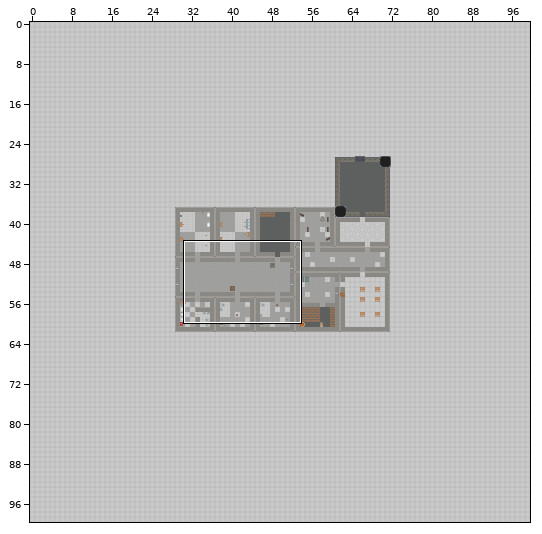
Tiled map: assets/tiled/level-1.tmx. Above, an overview of the earlier version with the close-up marked.
Close-up. As it was:
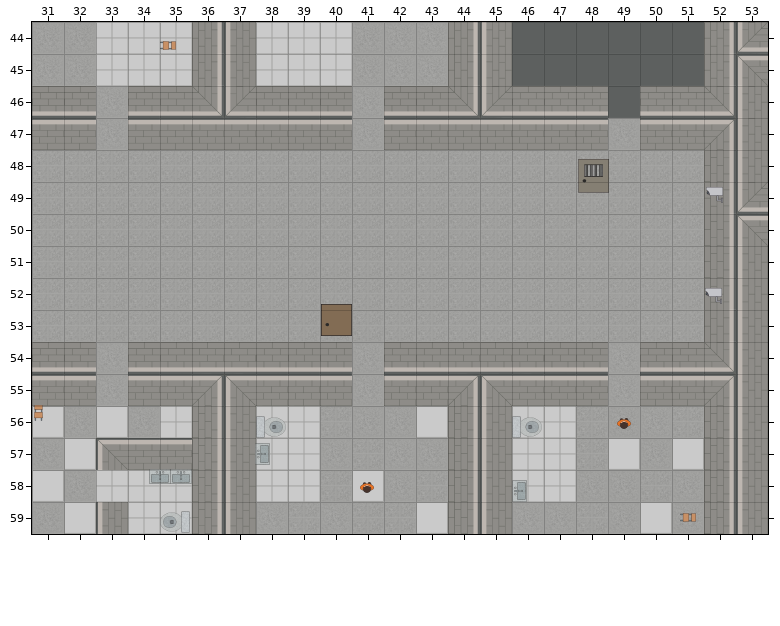
Cells are 120x120 px. Shown: x 31..53, y 44..59.
New version:
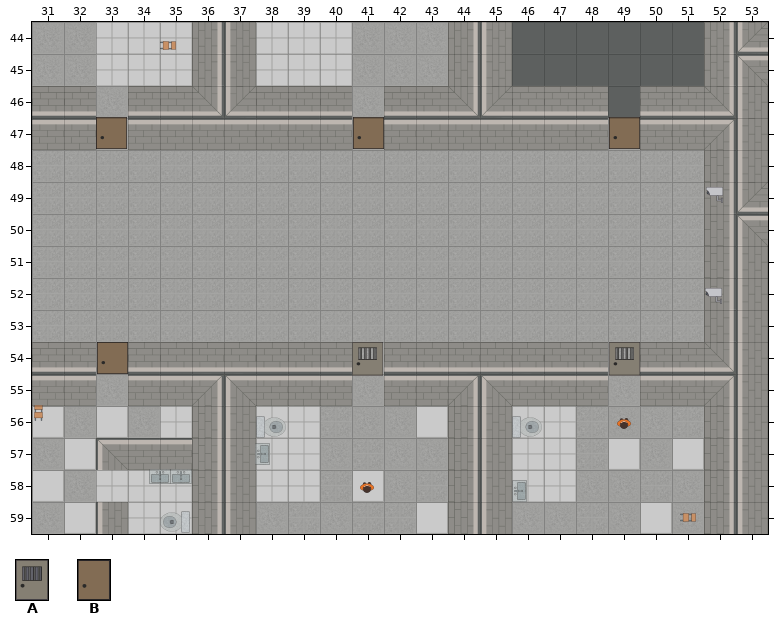
Key: from "bgf": A 55 "door1_1", B 56 "door2_1".
Objects are placed by their top-left corner, in cells (3,4 is the top-left corner of cell 3,4); size is 1x1 cell unless given.
Diff:
Layer "Room_1/doors":
changed: B "brown_door" at 40,52.8 -> B "brown_door" at 49,47
changed: A "gray_door" at 48.1,48.3 -> A "gray_door" at 49,54
added: B "brown_door" at 33,47
added: B "brown_door" at 41,47
added: B "brown_door" at 33,54
added: A "gray_door" at 41,54
Where, in picture pixels (left, top, right, bottom), the same in both close-ups:
new place: (609, 117, 640, 149)
added: (96, 118, 127, 149)
added: (353, 118, 384, 149)
old place: (578, 159, 609, 193)
old place: (321, 305, 352, 336)
added: (97, 342, 128, 374)
new place: (609, 342, 640, 376)
added: (352, 343, 383, 376)
